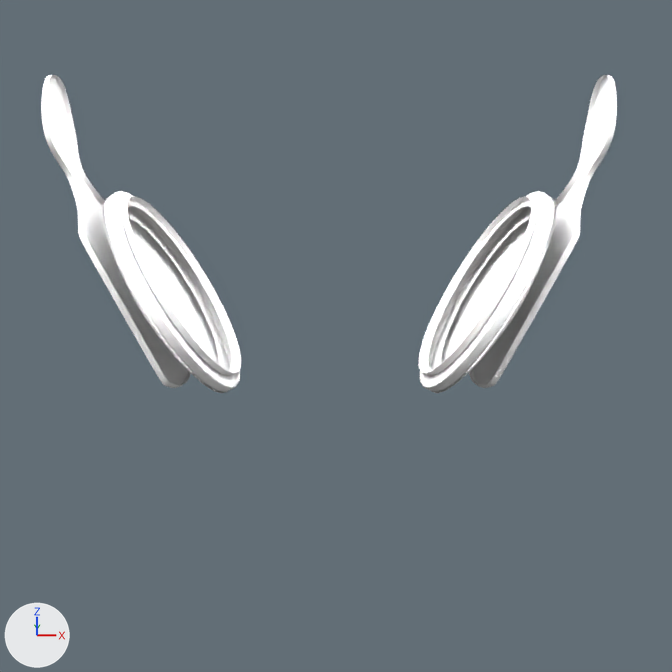
Renders of the Blender file sketch/headphones2.blend from each side of a commit.
Rendered twice from the file's camera 'Camera'. Lighting does not change. The marker at lower left points along +X, +Y and +Z.
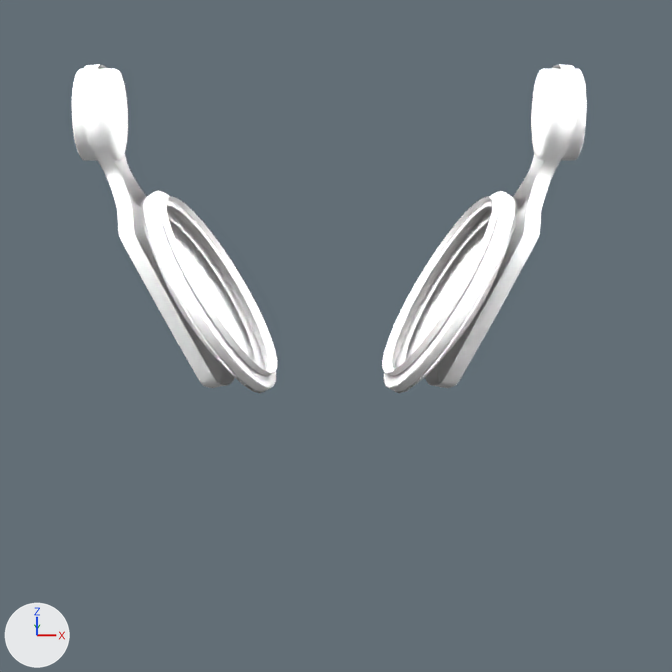
Commit message: / ‘sketch/headphones2.blend’

Boxes [x1, y1, x2, y2] around the edits, measured in the pictures (672 x 672 px; the box of a moved part takes in the faces that stretch with it):
'Circle.002', moved
    before: [102, 191, 556, 393]
    after: [142, 191, 517, 393]
'Circle.001', reshaped, moved (13% narrower)
    before: [42, 75, 617, 388]
    after: [80, 65, 578, 388]
'Circle.003', added
    after: [72, 69, 587, 160]
part 1 of me_circle_001, moved or reshaped
    before: [42, 75, 617, 387]
    after: [80, 65, 578, 387]

The change, as a diff of the scene's bpy script:
```diff
--- a/sketch/headphones2.blend.py
+++ b/sketch/headphones2.blend.py
@@ me_circle_001 @@
 # used by ob_circle_001; location = (-0.62, 0.604, 0.768); rotation_euler = (0.463, 0.0, 4.712), in degrees (27, 0, 270); scale = (0.347, 0.347, 0.347)
-me_circle_001.from_pydata(...)  # 68 vertices, 51 faces; spans x 0.0..0.64, y -0.03..0.38, z -0.92..2.01
+me_circle_001.from_pydata(...)  # 68 vertices, 51 faces; spans x 0.0..0.64, y -0.03..0.49, z -0.95..2.09
+# me_circle_001 part 1: 26 of 68 vertices moved; they spanned x 0.0..0.64, y 0.11..0.38, z -0.91..2.01 and now span x 0.0..0.64, y 0.12..0.49, z -0.95..2.09; mean shift (0.0, 0.05, 0.01); largest move (0.31, 0.38, 1.91) -> (0.35, 0.49, 1.96)
@@ me_circle_004 @@
+me_circle_004.from_pydata(...)  # 144 vertices, 130 faces; spans x -1.0..1.0, y -1.0..1.0, z -0.01..0.88
+me_circle_004.polygons.foreach_set('use_smooth', [True] * 130)
@@ ob_circle_002 @@
 ob_circle_002 = bpy.data.objects.new('Circle.002', me_circle_002)
-ob_circle_002.location = (-0.506, 0.604, 0.768)
+ob_circle_002.location = (-0.391, 0.604, 0.768)
 ob_circle_002.rotation_euler = (2.149, -0.337, 4.5)  # degrees (123, -19, 258)
@@ ob_circle_001 @@
 ob_circle_001 = bpy.data.objects.new('Circle.001', me_circle_001)
-ob_circle_001.location = (-0.62, 0.604, 0.768)
+ob_circle_001.location = (-0.505, 0.604, 0.768)
 ob_circle_001.rotation_euler = (0.463, 0.0, 4.712)  # degrees (27, 0, 270)
@@ ob_circle_003 @@
+ob_circle_003 = bpy.data.objects.new('Circle.003', me_circle_004)
+ob_circle_003.location = (-0.729, 0.601, 1.324)
+ob_circle_003.rotation_euler = (0.0, 1.571, 0.0)  # degrees (0, 90, 0)
+ob_circle_003.scale = (0.136, 0.136, 0.136)
+_m = ob_circle_003.modifiers.new('Subsurf', 'SUBSURF')
+_m.levels = 2
+_m = ob_circle_003.modifiers.new('Mirror', 'MIRROR')
+_m.use_axis = (False, True, False)
+_m.mirror_object = ob_mirror
```
